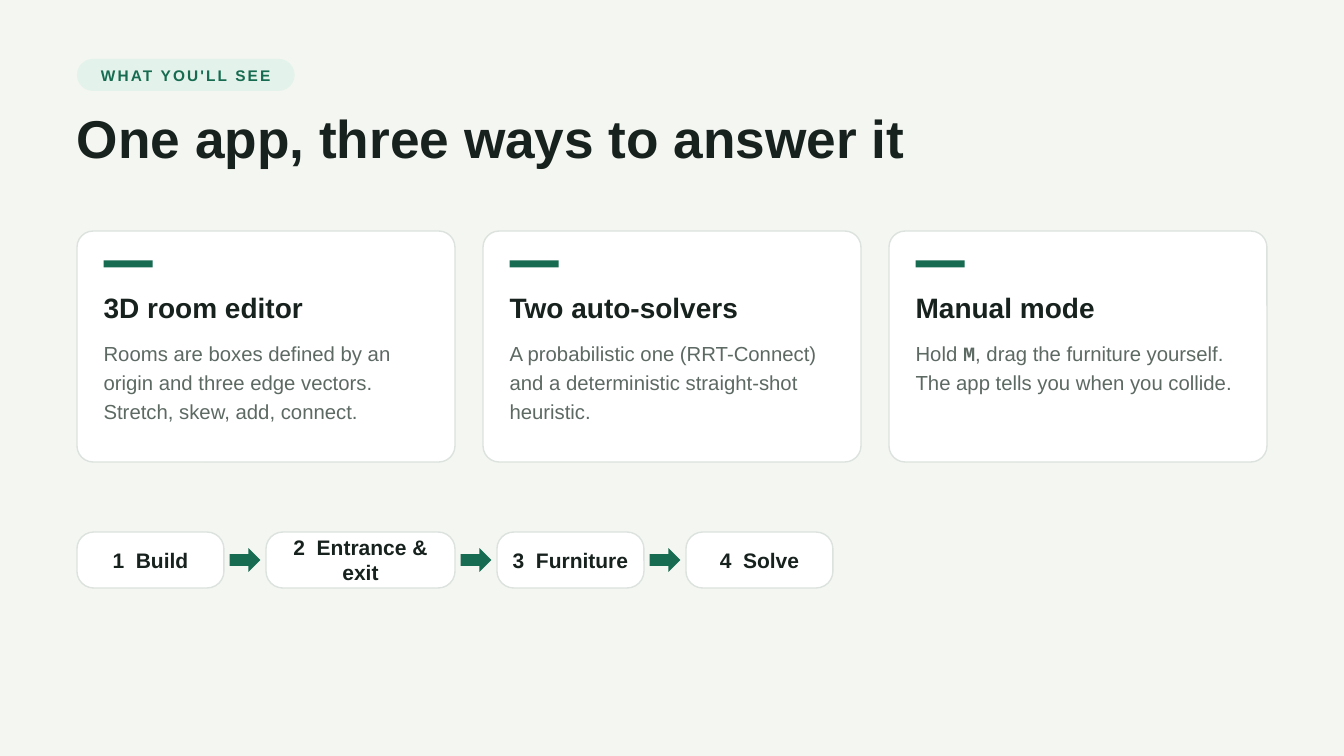
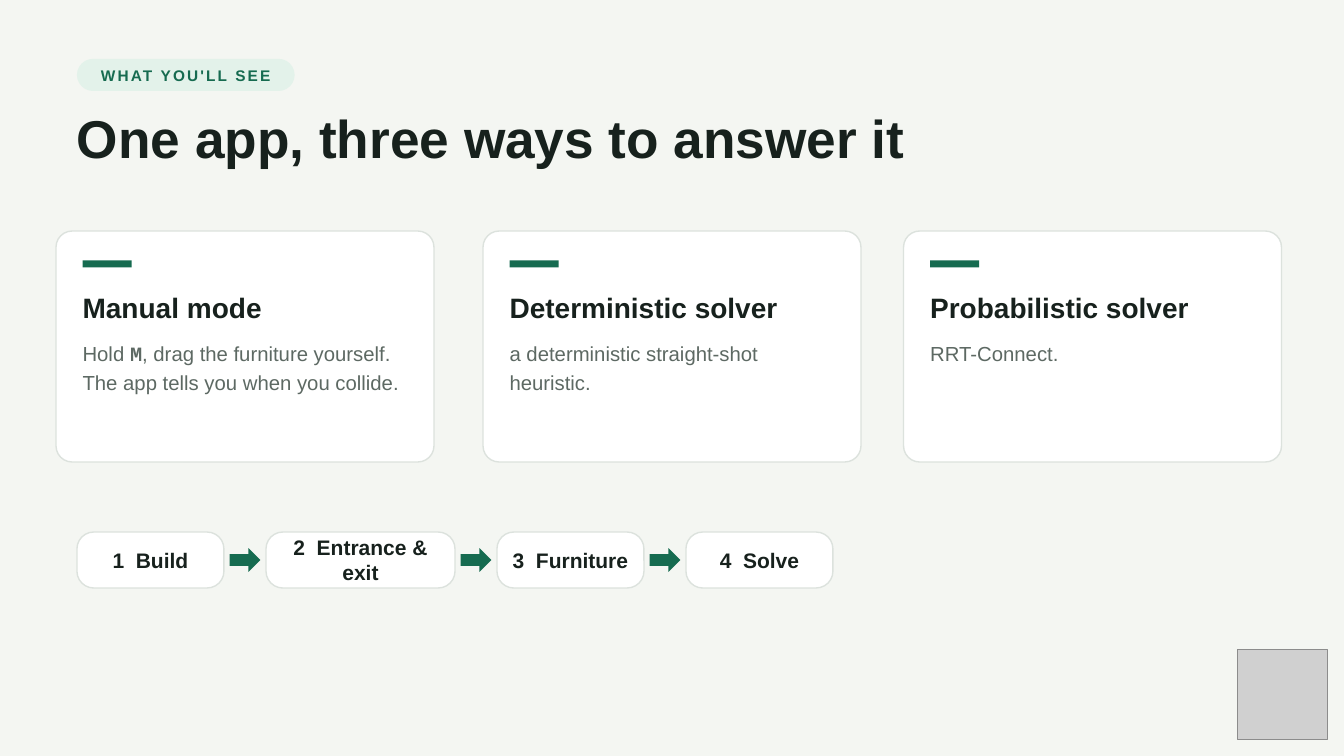
Before and after one commit to volcano1998/FurnitureSim_3D, a slide deck: slide 3 of slides/CanItFit.pptx. Drawn at 1344x756 pixels with LibreOffice and Linux fonts; fonts in the diff are those of the drawing; grey boxes stand for pictures. Boxes give left, top, right and bottom in pixels: in the first picture for what was removed or moved away, otherwise in the second. Text is boxed around its words. In the diff, an @@ line names an element or a change of style, - is before the commit and + after.

Commit message:
Manual mode starts outside, roll sampling default, remove heuristic, new slides

```diff
--- a/slides/CanItFit.pptx
+++ b/slides/CanItFit.pptx
@@ rounded rectangle: place and size @@
-rounded rectangle at (889,231,1267,462)
+rounded rectangle at (56,231,435,462)
@@ rounded rectangle: place and size @@
-rounded rectangle at (77,231,455,462)
+rounded rectangle at (903,231,1281,462)
@@ 2 texts, 1 rectangle: place and size @@
-2 texts, 1 rectangle at (915,260,1231,394)
+2 texts, 1 rectangle at (83,260,398,394)
@@ rectangle: place and size @@
-rectangle at (104,260,153,267)
+rectangle at (931,260,980,267)
@@ text removed at (104,297,303,319) @@
-3D room editor
@@ text at (510,297,778,319): text changed @@
-Two auto-solvers
+Deterministic solver
@@ text added at (930,297,1189,319), 20 pt, text #17211D, bold @@
+Probabilistic solver
@@ text at (510,346,758,390): text changed @@
-A probabilistic one (RRT-Connect) and a deterministic straight-shot heuristic.
+a deterministic straight-shot heuristic.
@@ text at (930,347,1058,361): text changed @@
-Rooms are boxes defined by an origin and three edge vectors. Stretch, skew, add, connect.
+RRT-Connect.
@@ picture added at (1238,649,1328,739) @@
```
Also in this commit, not shown: 12 other slides changed, 11 slides added, 4 slides removed, 16 other files.
